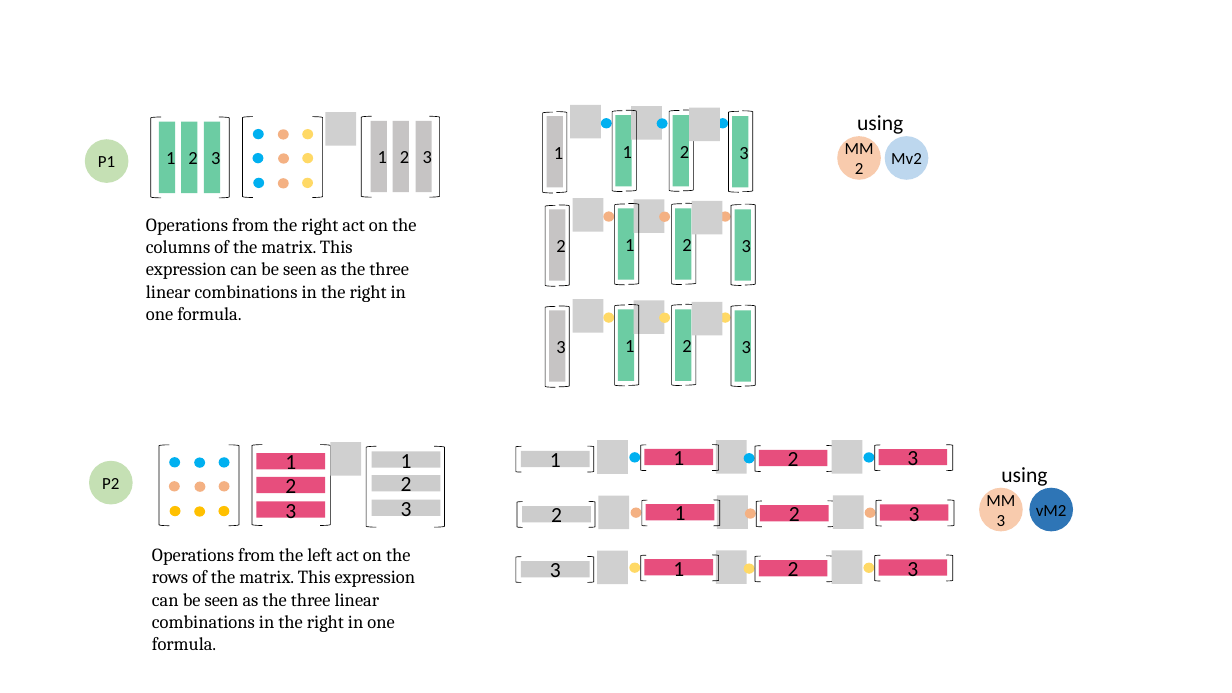
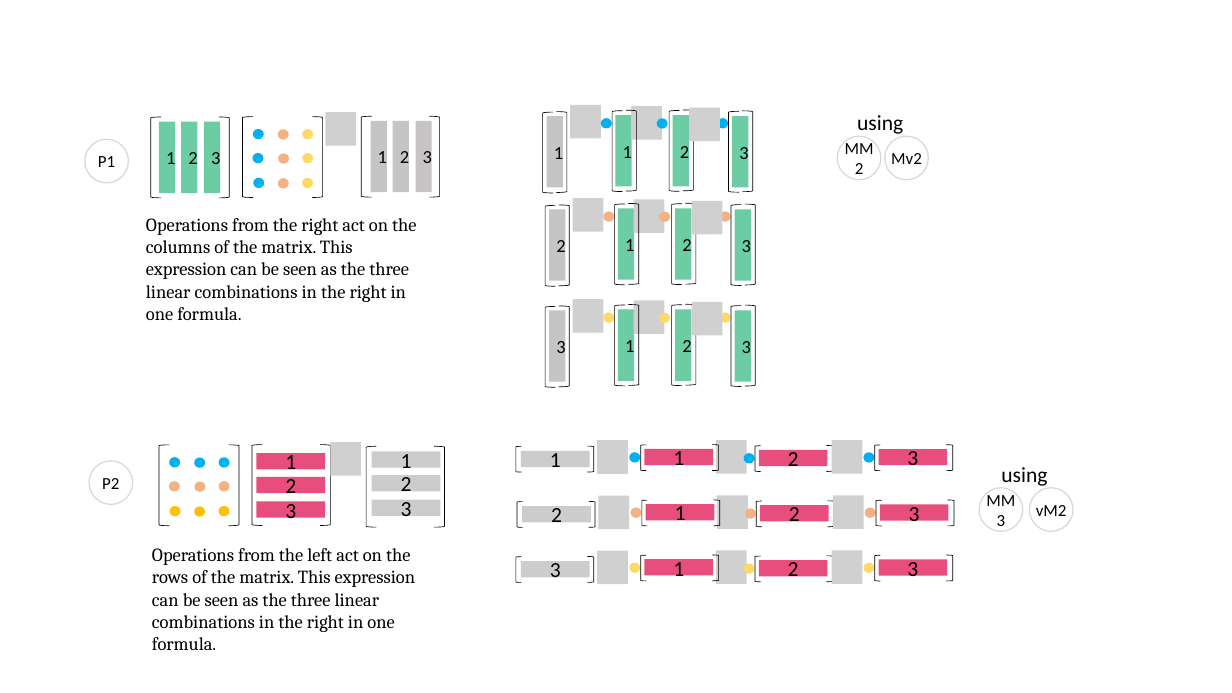
Before and after one commit to kenjihiranabe/The-Art-of-Linear-Algebra, a slide deck: slide 18 of Illustrations.pptx (slide 8 before the commit). Drawn at 1232x693 pixels with LibreOffice and Linux fonts; fonts in the diff are those of the drawing; grey boxes stand for pictures. Boxes give left, top, right and bottom in pixels: in the first picture for what was removed or moved away, otherwise in the second. Text is boxed around its words. In the diff, an @@ line names an element or a change of style, - is before the commit and + after.

```diff
--- a/Illustrations.pptx
+++ b/Illustrations.pptx
@@ ellipse "P1" at (85, 140, 128, 183): fill #C5E0B4 to none; outline none to #D9D9D9 1 pt @@
@@ ellipse "MM" at (837, 136, 881, 179): fill #F8CBAD to none; outline none to #D9D9D9 1 pt @@
@@ ellipse "Mv2" at (885, 136, 929, 179): fill #BDD7EE to none; outline none to #D9D9D9 1 pt @@
@@ ellipse "P2" at (89, 461, 132, 505): fill #C5E0B4 to none; outline none to #D9D9D9 1 pt @@
@@ ellipse "MM" at (980, 488, 1023, 531): fill #F8CBAD to none; outline none to #D9D9D9 1 pt @@
@@ ellipse "vM2" at (1030, 488, 1073, 531): fill #2E75B6 to none; outline none to #D9D9D9 1 pt @@
```
Also in this commit, not shown: 15 other slides changed, 23 slides added, 6 other files.
